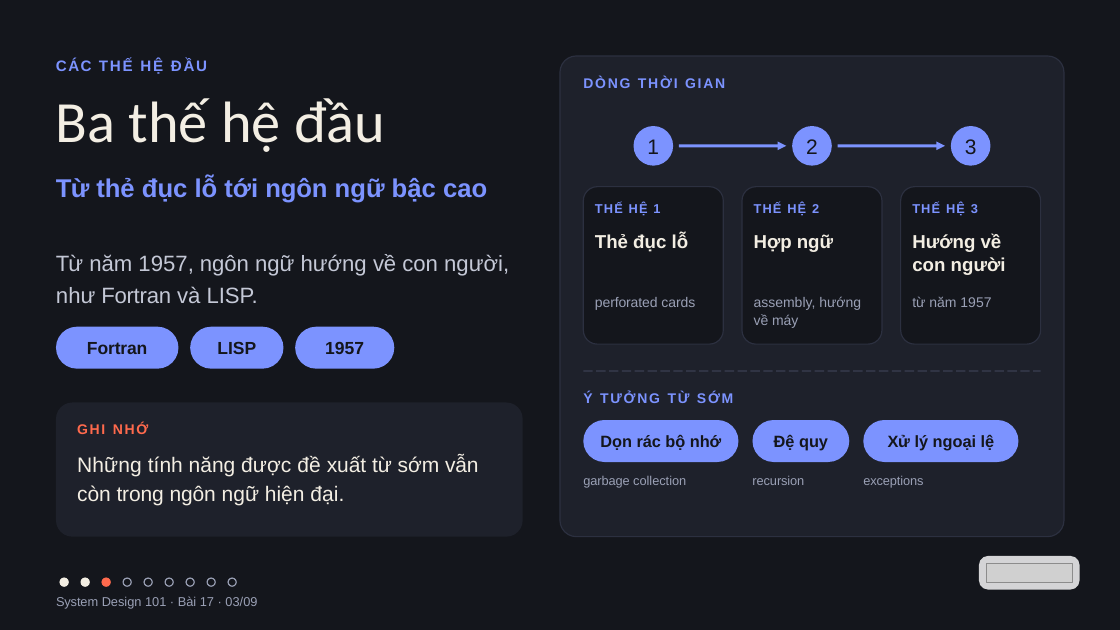
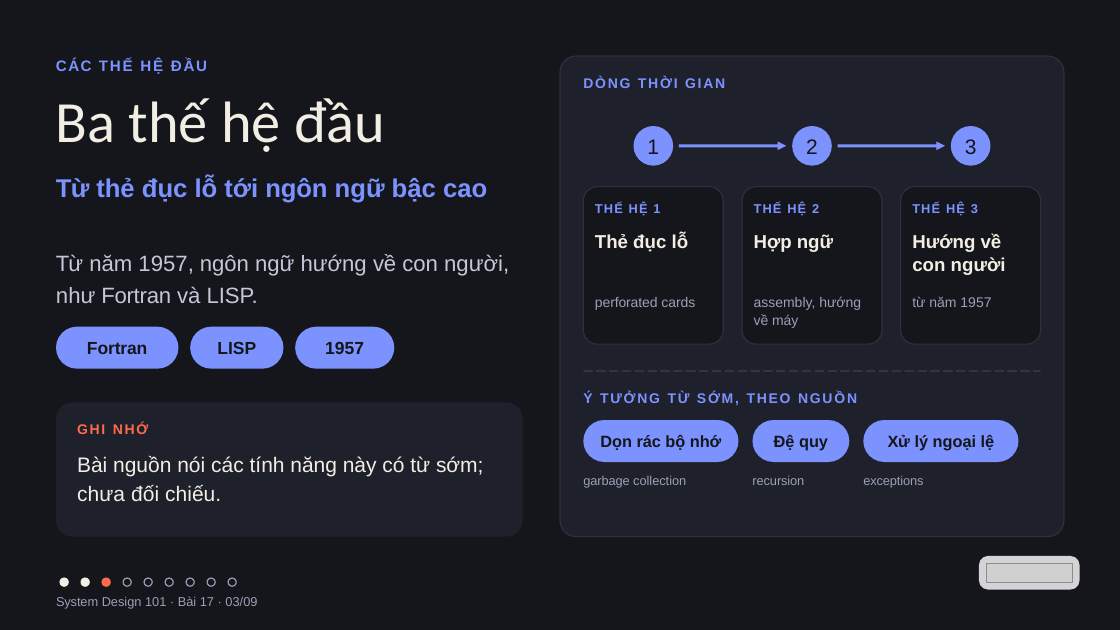
Before and after one commit to vohoailinh90/tool-marketing-studio, a slide deck: slide 3 of system-design-101/vi/lessons/sd-10-017/slides/sd-10-017.pptx. Drawn at 1120x630 pixels with LibreOffice and Linux fonts; fonts in the diff are those of the drawing; grey boxes stand for pictures. Boxes give left, top, right and bottom in pixels: in the first picture for what was removed or moved away, otherwise in the second. Text is boxed around its words. In the diff, an @@ line names an element or a change of style, - is before the commit and + after.

```diff
--- a/system-design-101/vi/lessons/sd-10-017/slides/sd-10-017.pptx
+++ b/system-design-101/vi/lessons/sd-10-017/slides/sd-10-017.pptx
@@ text at [583,392,857,405]: text changed @@
-Ý TƯỞNG TỪ SỚM
+Ý TƯỞNG TỪ SỚM, THEO NGUỒN
@@ text at [77,456,483,501]: text changed @@
-Những tính năng được đề xuất từ sớm vẫn còn trong ngôn ngữ hiện đại.
+Bài nguồn nói các tính năng này có từ sớm; chưa đối chiếu.
```
Also in this commit, not shown: 7 other slides changed, 4 other files.
